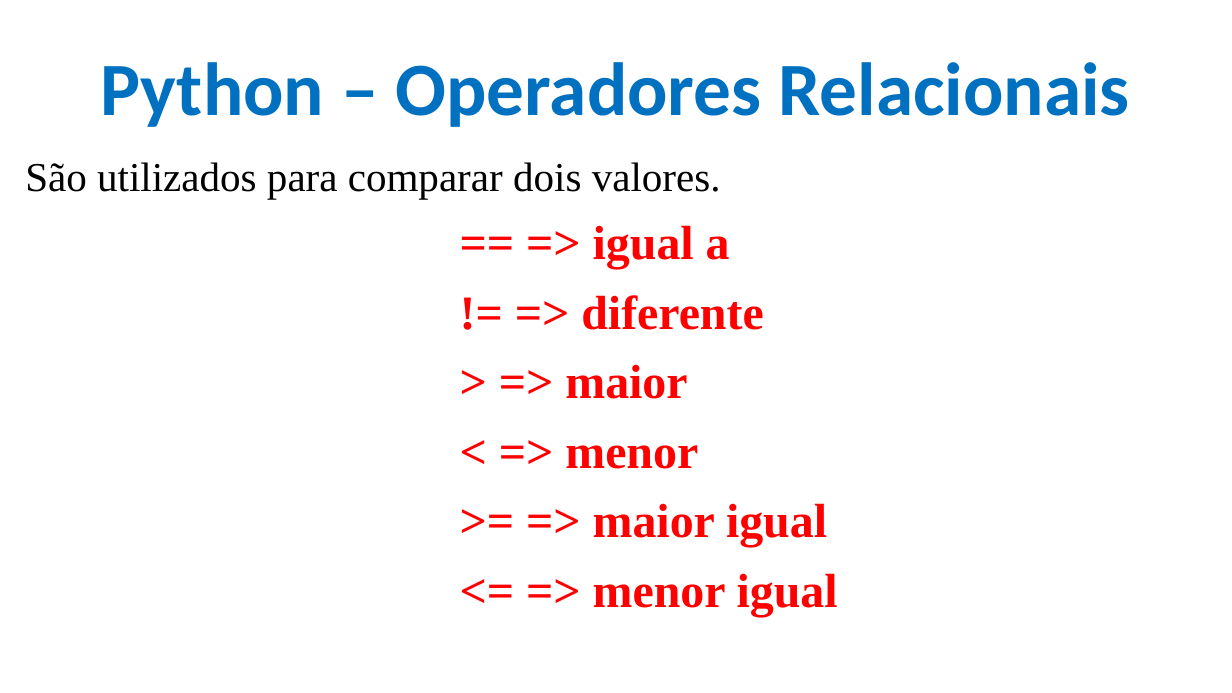
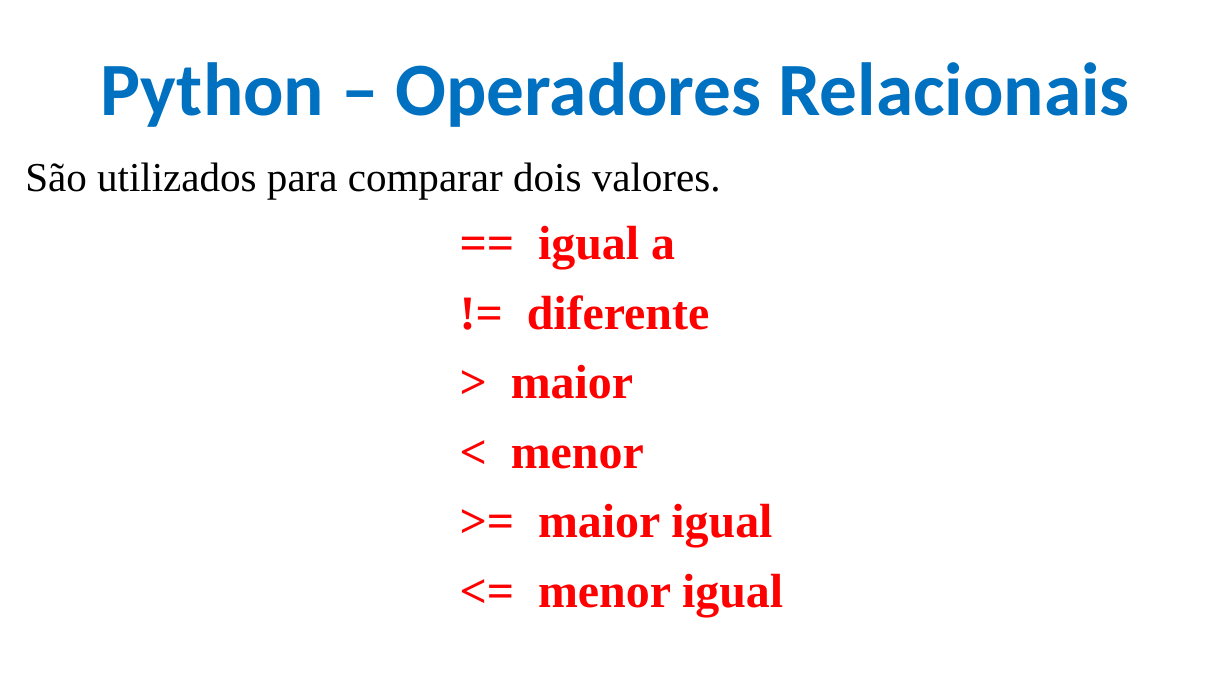
Before and after one commit to CloudEducationBrazil/WydenPythonParadigmas, a slide deck: slide 18 of 01 Classes/Curso de Férias Programação Python - 04Jul2022.pptx. Drawn at 1232x693 pixels with LibreOffice and Linux fonts; fonts in the diff are those of the drawing; background and template pictures are left out. Boxes give left, top, right and bottom in pixels: in the first picture for what was removed or moved away, otherwise in the second. Text is boxed around its words. In the diff, an @@ line names an element or a change of style, - is before the commit and + after.

Commit message:
alteração ppt aula curso de férias Python

```diff
--- a/01 Classes/Curso de Férias Programação Python - 04Jul2022.pptx
+++ b/01 Classes/Curso de Férias Programação Python - 04Jul2022.pptx
@@ text at <box>511,225,783,617</box>: text changed @@
-              == => igual a
-              != => diferente
-              > => maior
-              < => menor
-              >= => maior igual
-              <= => menor igual
+              == igual a
+              != diferente
+              > maior
+              < menor
+              >= maior igual
+              <= menor igual
```
Also in this commit, not shown: 7 other slides changed.
